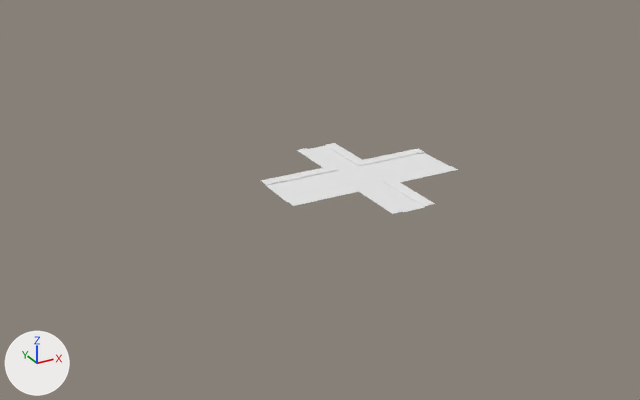
The Blender file Assets/Models/Raod2.blend as it was, and as the next commit left it.
Rendered twice from a 50 mm camera at (-36.8, -59.7, 28.5) aimed at (-3.9, 0.2, -1.5). The axes (+X, +Y, +Z) are drawn at lower left. The lights are the same throughout.
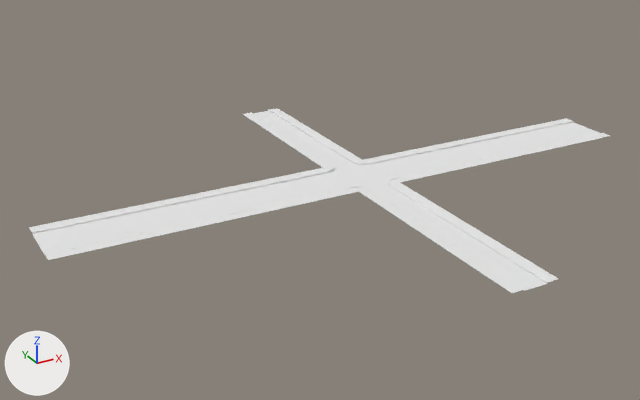
Commit message: New raod model + car ai fix

Scene script edits in JSON lines:
```json
{"block": "me_plane", "where": "# used by ob_plane; location = (0.0, 0.0, 0.0)"}
{"op": "remove", "block": "me_plane", "code": "me_plane.from_pydata(...)  # 225 vertices, 188 faces; spans x -8.0..8.0, y -8.0..8.0, z 0.0..0.1"}
{"op": "add", "block": "me_plane", "code": "me_plane.from_pydata(...)  # 740 vertices, 640 faces; spans x -27.0..26.0, y -22.0..20.0, z 0.0..0.1"}
{"block": "me_plane", "change": "me_plane part 1: 171 vertices added at x -27.0..-9.0, y -3.0..3.0, z 0.0..0.1"}
{"block": "me_plane", "change": "me_plane part 2: 162 vertices added at x 9.0..26.0, y -3.0..3.0, z 0.0..0.1"}
{"block": "me_plane", "change": "me_plane part 3: 98 vertices added at x -2.0..2.0, y -22.0..-9.0, z 0.0..0.1"}
{"block": "me_plane", "change": "me_plane part 4: 84 vertices added at x -2.0..2.0, y 9.0..20.0, z 0.0..0.1"}
{"op": "add", "block": "me_cube", "code": ["me_cube = bpy.data.meshes.new('Cube')", "me_cube.from_pydata([(-0.2, -0.038, 0.0), (-0.2, 0.037, 0.0), (0.14, 0.037, 0.0), (0.14, -0.038, 0.0), (-0.2, -0.038, 0.11), (-0.2, 0.037, 0.11), (0.14, 0.037, 0.11), (0.14, -0.038, 0.11), (0.14, 0.025, 0.0), (0.14, -0.025, 0.0), (0.14, 0.025, 0.1), (0.14, -0.025, 0.1), (0.15, 0.025, 0.0), (0.15, -0.025, 0.0), (0.15, 0.025, 0.1), (0.15, -0.025, 0.1)], [], [(4, 5, 1, 0), (5, 6, 2, 1), (3, 2, 8, 9), (7, 4, 0, 3), (0, 1, 2, 3), (7, 6, 5, 4), (9, 8, 12, 13), (7, 3, 9, 11), (6, 7, 11, 10), (2, 6, 10, 8), (11, 9, 13, 15), (10, 11, 15, 14), (8, 10, 14, 12)])"]}
{"op": "add", "block": "cu_beziercurve_001", "code": ["cu_beziercurve_001 = bpy.data.curves.new('BezierCurve.001', 'CURVE')", "cu_beziercurve_001.dimensions = '3D'", "_sp = cu_beziercurve_001.splines.new('BEZIER'); _sp.bezier_points.add(3)", "_sp.bezier_points.foreach_set('co', [1.0, 20.0, 0.0, 1.0, 4.0, 0.0, 3.0, 2.0, 0.0, 26.0, 2.0, 0.0])", "_sp.bezier_points.foreach_set('handle_left', [1.0, 20.71, 0.0, 1.0, 5.2, 0.0, 1.0, 2.0, 0.0, 24.81, 2.0, 0.0])", "_sp.bezier_points.foreach_set('handle_right', [1.0, 17.67, 0.0, 1.0, 2.0, 0.0, 3.706, 2.0, 0.0, 27.0, 2.0, 0.0])", "for _p, _l, _r in zip(_sp.bezier_points, ['ALIGNED', 'ALIGNED', 'ALIGNED', 'ALIGNED'], ['ALIGNED', 'ALIGNED', 'ALIGNED', 'ALIGNED']): _p.handle_left_type = _l; _p.handle_right_type = _r", "_sp.order_u = 0", "_sp.order_v = 0", "cu_beziercurve_001.use_path = True", "cu_beziercurve_001.use_path_clamp = True", "cu_beziercurve_001.bevel_resolution = 0", "cu_beziercurve_001.fill_mode = 'HALF'"]}
{"op": "add", "block": "ob_cube_001", "code": ["ob_cube_001 = bpy.data.objects.new('Cube.001', me_cube)", "ob_cube_001.location = (0.0, 0.0, 0.0)", "_m = ob_cube_001.modifiers.new('Array', 'ARRAY')", "_m.fit_type = 'FIT_CURVE'", "_m.curve = ob_beziercurve", "_m.constant_offset_displace = (0.0, 0.0, 0.0)", "_m = ob_cube_001.modifiers.new('Curve', 'CURVE')", "_m.object = ob_beziercurve", "_m = ob_cube_001.modifiers.new('Mirror', 'MIRROR')", "_m.use_axis = (True, True, False)"]}
{"op": "add", "block": "ob_beziercurve", "code": ["ob_beziercurve = bpy.data.objects.new('BezierCurve', cu_beziercurve_001)", "ob_beziercurve.location = (0.0, 0.0, 0.0)"]}
```

Pixel boxes (x1, y1, x2, y2) of what changed, in the pictures (640 x 400 px):
```json
{"object": "Plane", "change": "reshaped", "before": [260, 143, 458, 214], "after": [29, 108, 610, 293], "on screen": "192% wider, 158% taller"}
{"object": "Cube.001", "change": "added", "after": [47, 109, 601, 278]}
{"part": 1, "of": "me_plane", "change": "added", "after": [29, 181, 293, 260]}
{"part": 2, "of": "me_plane", "change": "added", "after": [419, 118, 610, 170]}
{"part": 3, "of": "me_plane", "change": "added", "after": [393, 204, 558, 293]}
{"part": 4, "of": "me_plane", "change": "added", "after": [243, 108, 334, 150]}
```
